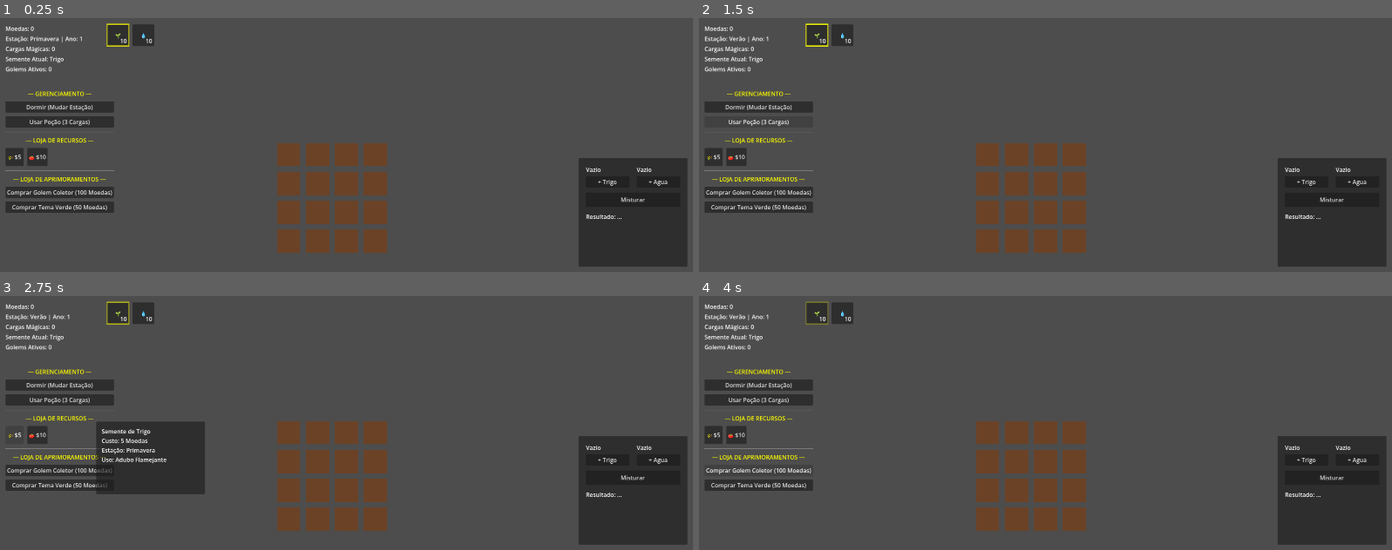
Above: before the commit, frames 1-4 (two rows, left to right).
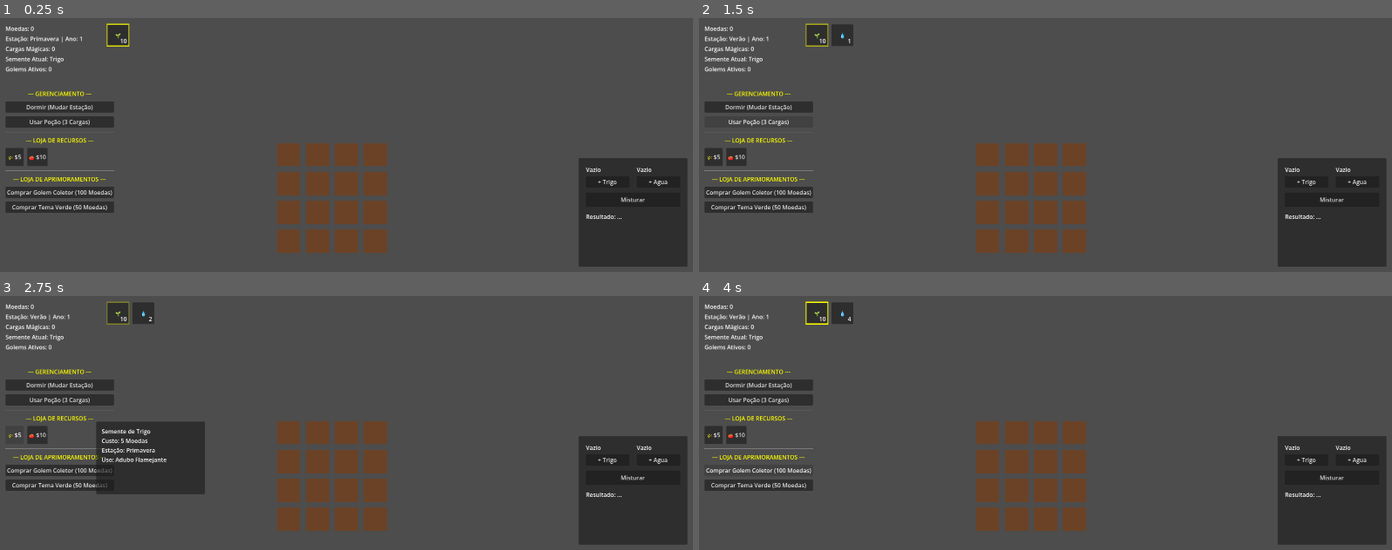
Above: after the commit, the same moments.

Repository: LeandroSatsuki/Cauldron-Crops
Game: Godot game, scene res://Scenes/Main.tscn
Two runs of this game, one before a commit and one after it. Both use one fixed random seed, a clock stepped at 60 frames per second and the inputs below.
Inputs:
- Up to frame 1 (0.25 s): no input
- Up to frame 2 (1.5 s): click "Dormir (Mudar Estação)" at 0.5 s; click "Usar Poção (3 Cargas)" at 1.25 s
- Up to frame 3 (2.75 s): click "🌾 $5" at 2 s
- Up to frame 4 (4 s): click "🍅 $10" at 2.75 s; click "Comprar Golem Coletor (100 Mo…" at 3.5 s

The runs differ from the first frame. In frame 1, 0.3% of the frame differs, in the area x 19-23%, y 2-11%; in frame 2, less than 0.1%; in frame 3, less than 0.1%; in frame 4, 0.1%.
Error after the commit: Parse Error: There is already a variable named "ui" declared in this scope. (res://Scripts/FarmPlot.gd:97)

Commit message:
tooltips, fixacao do sell menu e bordas

Diff:
--- a/Scenes/FarmPlot.tscn
+++ b/Scenes/FarmPlot.tscn
@@ -21,3 +21,12 @@
 
 [node name="Timer" type="Timer" parent="." unique_id=1509925768]
 one_shot = true
+
+[node name="VisualRegado" type="ColorRect" parent="."]
+visible = false
+offset_left = -32.0
+offset_top = -32.0
+offset_right = 32.0
+offset_bottom = 32.0
+mouse_filter = 2
+color = Color(0, 0.4, 1, 0.3)
--- a/Scripts/EconomyManager.gd
+++ b/Scripts/EconomyManager.gd
@@ -3,6 +3,7 @@
 var moedas : int = 0
 var total_golems: int = 0
 var max_golems: int = 5
+var poco_capacidade_maxima: int = 10
 
 func adicionar_moedas(quantidade: int) -> void:
 	moedas += quantidade
--- a/Scripts/FarmPlot.gd
+++ b/Scripts/FarmPlot.gd
@@ -15,6 +15,8 @@
 
 @onready var timer: Timer = $Timer
 @onready var color_rect = $ColorRect
+var regado: bool = false
+@onready var visual_regado = $VisualRegado
 
 func _ready() -> void:
 	add_to_group("lotes_terra")
@@ -32,6 +34,21 @@
 		_on_plot_clicked()
 
 func _on_plot_clicked() -> void:
+	# Verificação de regar
+	var ui = get_tree().current_scene.get_node_or_null("UI")
+	if ui and ui.item_focado_id == "agua" and (estado_atual == State.VAZIO or estado_atual == State.CRESCENDO):
+		if GlobalInventory.inventario.get("agua", 0) >= 1:
+			if not regado:
+				if GlobalInventory.remover_item("agua", 1):
+					regado = true
+					_atualizar_visual()
+					print("Lote Regado!")
+					if estado_atual == State.CRESCENDO:
+						timer.start(timer.time_left * 0.8)
+			else:
+				print("Lote já está regado!")
+		return
+
 	match estado_atual:
 		State.VAZIO:
 			# Se o lote for clicado no estado VAZIO:
@@ -51,6 +68,8 @@
 				return
 
 			var tempo = semente_atual.get("tempo_crescimento_segundos", 3.0)
+			if regado:
+				tempo = tempo * 0.8
 
 			# Configura o Timer com o tempo_crescimento_segundos
 			timer.wait_time = tempo
@@ -89,6 +108,7 @@
 
 			# Reseta o estado para VAZIO
 			estado_atual = State.VAZIO
+			regado = false
 			_atualizar_visual()
 			semente_atual = {}
 
@@ -107,11 +127,21 @@
 # Quando o Timer emitir o sinal de timeout: o estado muda para PRONTO_PARA_COLHER
 func _on_timer_timeout() -> void:
 	if estado_atual == State.CRESCENDO:
+		if not regado:
+			if randf() <= 0.20:
+				semente_atual = {}
+				estado_atual = State.VAZIO
+				_atualizar_visual()
+				print("A planta morreu de sede!")
+				return
+
 		estado_atual = State.PRONTO_PARA_COLHER
 		_atualizar_visual()
 		print("O tempo de crescimento acabou! Estado alterado para: PRONTO_PARA_COLHER.")
 
 func _atualizar_visual() -> void:
+	if visual_regado:
+		visual_regado.visible = regado
 	match estado_atual:
 		State.VAZIO:
 			color_rect.color = Color(0.42, 0.26, 0.15)
--- a/Scripts/Main.gd
+++ b/Scripts/Main.gd
@@ -3,7 +3,6 @@
 var farm_plot_scene = preload("res://Scenes/FarmPlot.tscn")
 
 func _ready() -> void:
-	GlobalInventory.adicionar_item("agua", 10)
 
 	var screen_size = get_viewport_rect().size
 	var start_x = (screen_size.x - 320) / 2.0
--- /dev/null
+++ b/Scripts/PocoManager.gd
@@ -0,0 +1,11 @@
+extends Node
+
+var tempo_acumulado: float = 0.0
+
+func _process(delta: float) -> void:
+	tempo_acumulado += delta
+	if tempo_acumulado >= 1.0:
+		tempo_acumulado -= 1.0
+		var agua_atual = GlobalInventory.inventario.get("agua", 0)
+		if agua_atual < EconomyManager.poco_capacidade_maxima:
+			GlobalInventory.adicionar_item("agua", 1)
--- a/Scripts/UI.gd
+++ b/Scripts/UI.gd
@@ -117,14 +117,13 @@
 				slot.set_destaque(false)
 
 func _on_slot_clicado(item_id: String, is_right_click: bool, slot_node: Control) -> void:
-	item_focado_id = item_id
-	atualizar_destaques()
-
 	if item_id.begins_with("semente_"):
+		GlobalInventory.semente_selecionada = item_id
+		item_focado_id = ""
+		atualizar_destaques()
+
 		if not is_right_click:
-			GlobalInventory.semente_selecionada = item_id
 			print("Semente selecionada equipada: ", item_id)
-			atualizar_destaques()
 		else:
 			var preco_revenda = int(Database.custo_semente.get(item_id, 0) * 0.6)
 			if preco_revenda > 0:
@@ -137,6 +136,10 @@
 				else:
 					print("Quantidade insuficiente de sementes para revenda!")
 	else:
+		item_focado_id = item_id
+		GlobalInventory.semente_selecionada = ""
+		atualizar_destaques()
+
 		if is_right_click:
 			# Venda 10x
 			var preco = Database.precos.get(item_id, 0)
--- a/project.godot
+++ b/project.godot
@@ -22,6 +22,7 @@
 EconomyManager="*res://Scripts/EconomyManager.gd"
 SeasonManager="*res://Scripts/SeasonManager.gd"
 GolemManager="*res://Scripts/GolemManager.gd"
+PocoManager="*res://Scripts/PocoManager.gd"
 
 [display]
 
